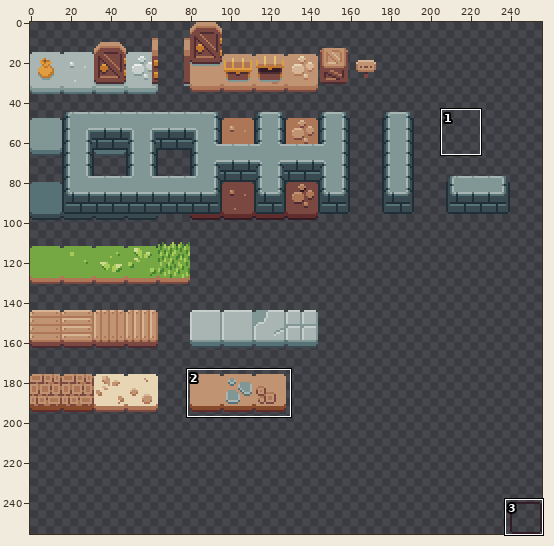
Two versions of one pixel-art file, design/tileset.aseprite. Above, an overview of the earlier version with the close-up marked.
Close-up. Before the edit:
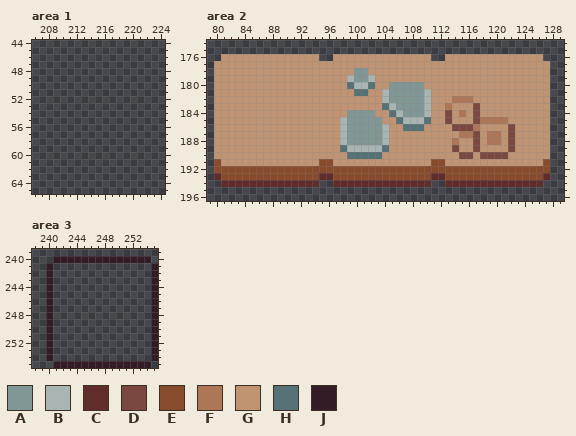
256x256 pixels, 1 frame. Shown: area 1: x 206..224, y 44..65; area 2: x 79..129, y 174..196; area 3: x 238..255, y 239..255. The commit also changed other parts of the picture, which this record leaves out.
Visible layers, top first: "objects", "tiles".
Palette (. is transparent): A #819796  B #a8b5b2  C #602c2c  D #7a4841  E #884b2b  F #ad7757  G #c09473  H #577277  J #341c27
Pixels before, area 2, first column x 80:
176 .GGGGGGGGGGGGGG..GGGGGGGGGGGGGG..GGGGGGGGGGGGGG.
177 GGGGGGGGGGGGGGGGGGGGGGGGGGGGGGGGGGGGGGGGGGGGGGGG
178 GGGGGGGGGGGGGGGGGGGGAAGGGGGGGGGGGGGGGGGGGGGGGGGG
179 GGGGGGGGGGGGGGGGGGGBAABGGGGGGGGGGGGGGGGGGGGGGGGG
180 GGGGGGGGGGGGGGGGGGGHBBHGGAAAAAGGGGGGGGGGGGGGGGGG
181 GGGGGGGGGGGGGGGGGGGGHHGGBAAAAABGGGGGGGGGGGGGGGGG
182 GGGGGGGGGGGGGGGGGGGGGGGGBAAAAABGGGFFFGGGGGGGGGGG
183 GGGGGGGGGGGGGGGGGGGGGGGGHBAAAABGGFGGGDGGGGGGGGGG
184 GGGGGGGGGGGGGGGGGGGAAAAGGHBAAABGGDGFGDGGGGGGGGGG
185 GGGGGGGGGGGGGGGGGGBAAAAAGGHBBBHGGDGGGDFFFFGGGGGG
186 GGGGGGGGGGGGGGGGGGBAAAAABGGHHHGGGGDDDFGGGGDGGGGG
187 GGGGGGGGGGGGGGGGGGBAAAAABGGGGGGGGGGFFDGFFGDGGGGG
188 GGGGGGGGGGGGGGGGGGBAAAAABGGGGGGGGGFGGDGFFGDGGGGG
189 GGGGGGGGGGGGGGGGGGHBBBBBHGGGGGGGGGDGGDGGGGDGGGGG
190 GGGGGGGGGGGGGGGGGGGHHHHHGGGGGGGGGGGDDGDDDDGGGGGG
191 EGGGGGGGGGGGGGGEEGGGGGGGGGGGGGGEEGGGGGGGGGGGGGGE
192 EEEEEEEEEEEEEEEEEEEEEEEEEEEEEEEEEEEEEEEEEEEEEEEE
193 CEEEEEEEEEEEEEECCEEEEEEEEEEEEEECCEEEEEEEEEEEEEEC
194 .CCCCCCCCCCCCCC..CCCCCCCCCCCCCC..CCCCCCCCCCCCCC.
Pixels before, area 3, first column x 240:
240 .JJJJJJJJJJJJJJ.
241 J..............J
242 J..............J
243 J..............J
244 J..............J
245 J..............J
246 J..............J
247 J..............J
248 J..............J
249 J..............J
250 J..............J
251 J..............J
252 J..............J
253 J..............J
254 J..............J
255 .JJJJJJJJJJJJJJ.
After the commit:
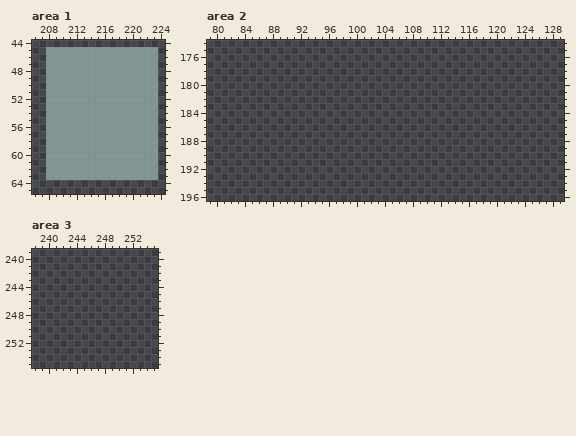
The edit:
layer "tiles" now hidden
Area 1, layer "objects":
y 45..63: x 208..223 ................ -> AAAAAAAAAAAAAAAA
Area 2:
y 176: x 81..94 GGGGGGGGGGGGGG -> ..............; x 97..110 GGGGGGGGGGGGGG -> ..............; x 113..126 GGGGGGGGGGGGGG -> ..............
y 177: x 80..127 GGGGGGGGGGGGGGGGGGGGGGGGGGGGGGGGGGGGGGGGGGGGGGGG -> ................................................
y 178: x 80..127 GGGGGGGGGGGGGGGGGGGGAAGGGGGGGGGGGGGGGGGGGGGGGGGG -> ................................................
y 179: x 80..127 GGGGGGGGGGGGGGGGGGGBAABGGGGGGGGGGGGGGGGGGGGGGGGG -> ................................................
y 180: x 80..127 GGGGGGGGGGGGGGGGGGGHBBHGGAAAAAGGGGGGGGGGGGGGGGGG -> ................................................
y 181: x 80..127 GGGGGGGGGGGGGGGGGGGGHHGGBAAAAABGGGGGGGGGGGGGGGGG -> ................................................
y 182: x 80..127 GGGGGGGGGGGGGGGGGGGGGGGGBAAAAABGGGFFFGGGGGGGGGGG -> ................................................
y 183: x 80..127 GGGGGGGGGGGGGGGGGGGGGGGGHBAAAABGGFGGGDGGGGGGGGGG -> ................................................
y 184: x 80..127 GGGGGGGGGGGGGGGGGGGAAAAGGHBAAABGGDGFGDGGGGGGGGGG -> ................................................
y 185: x 80..127 GGGGGGGGGGGGGGGGGGBAAAAAGGHBBBHGGDGGGDFFFFGGGGGG -> ................................................
y 186: x 80..127 GGGGGGGGGGGGGGGGGGBAAAAABGGHHHGGGGDDDFGGGGDGGGGG -> ................................................
y 187: x 80..127 GGGGGGGGGGGGGGGGGGBAAAAABGGGGGGGGGGFFDGFFGDGGGGG -> ................................................
y 188: x 80..127 GGGGGGGGGGGGGGGGGGBAAAAABGGGGGGGGGFGGDGFFGDGGGGG -> ................................................
y 189: x 80..127 GGGGGGGGGGGGGGGGGGHBBBBBHGGGGGGGGGDGGDGGGGDGGGGG -> ................................................
y 190: x 80..127 GGGGGGGGGGGGGGGGGGGHHHHHGGGGGGGGGGGDDGDDDDGGGGGG -> ................................................
y 191: x 80..127 EGGGGGGGGGGGGGGEEGGGGGGGGGGGGGGEEGGGGGGGGGGGGGGE -> ................................................
y 192: x 80..127 EEEEEEEEEEEEEEEEEEEEEEEEEEEEEEEEEEEEEEEEEEEEEEEE -> ................................................
y 193: x 80..127 CEEEEEEEEEEEEEECCEEEEEEEEEEEEEECCEEEEEEEEEEEEEEC -> ................................................
y 194: x 81..94 CCCCCCCCCCCCCC -> ..............; x 97..110 CCCCCCCCCCCCCC -> ..............; x 113..126 CCCCCCCCCCCCCC -> ..............
Area 3:
y 240: x 241..254 JJJJJJJJJJJJJJ -> ..............
y 241..254: x 240 J -> .; x 255 J -> .
y 255: x 241..254 JJJJJJJJJJJJJJ -> ..............
